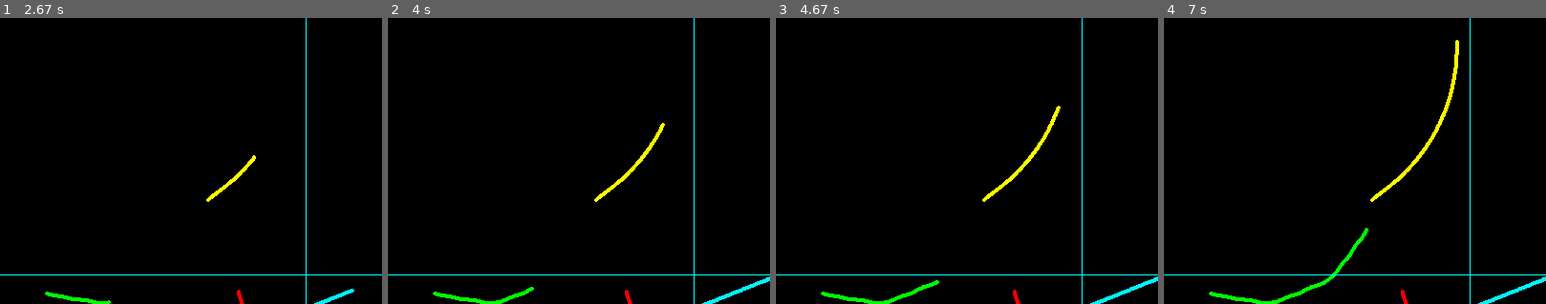
Above: before the commit, frames 1-4 (left to right).
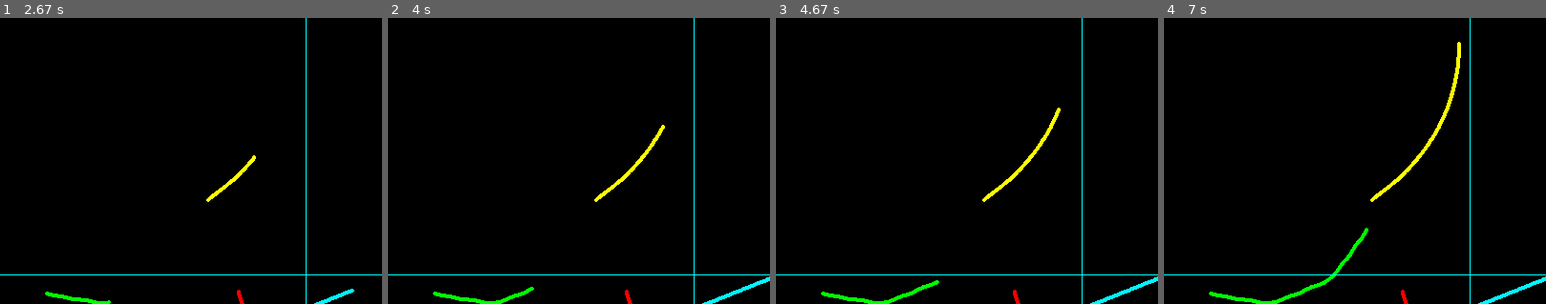
Above: after the commit, the same moments.

Repository: f-weissenbacher/achtung-die-python
Game: pygame game, started from game.py
The game is run twice, just before and just after one commit, with the same random seed, the same clock (stepped at 60 frames per second) and the same inputs.
Inputs:
- Up to frame 1 (2.67 s): hold Left 0.33-0.87 s; hold Down 0.9-1.2 s; hold Left 1.23-1.63 s; tap X at 1.3, 1.6, 1.73, 2.13, 2.43, 2.63 s; tap C at 1.38 s; hold Down 1.67-2.03 s; hold Left 2.07-2.53 s; tap 1 at 2.22 s; hold Left from 2.57 s (still down)
- Up to frame 2 (4 s): tap C at 2.72 s; tap X at 2.93, 3.2, 3.53, 3.83, 3.97 s; release Left at 3.1 s; hold Down 3.13-3.43 s; hold Left 3.47-3.87 s; tap 1 at 3.62 s; hold Down from 3.9 s (still down)
- Up to frame 3 (4.67 s): tap C at 4.05 s; release Down at 4.27 s; hold Left from 4.3 s (still down); tap X at 4.37 s
- Up to frame 4 (7 s): tap X at 4.67, 4.87, 5.17, 5.43, 5.77, 6.07, 6.2, 6.6, 6.9 s; release Left at 4.77 s; hold Left 4.8-5.33 s; tap 1 at 4.95, 6.28 s; hold Down 5.37-5.67 s; tap C at 5.52, 6.68 s; hold Left 5.7-6.1 s; hold Down 6.13-6.5 s; hold Left from 6.53 s (still down)
The pictures show only the part of the screen within x 50-100%, y 42-92%; the shares and areas given below are measured in that part.

Frame 1 is identical in both runs. In frame 2, less than 0.1% of the frame differs, in the area x 66-73%, y 36-48%; in frame 3, less than 0.1%; in frame 4, 0.3%, in the area x 66-78%, y 7-48%.

Commit message:
fixed bugs after merge

Diff:
--- a/ai_player_test.py
+++ b/ai_player_test.py
@@ -14,7 +14,7 @@
 game.spawn_player(1, init_pos=(500 ,100), init_angle=np.deg2rad(0.0), player_type=WallAvoidingAIPlayer,
                   min_turn_radius=game.min_turn_radius, safety_factor=1.0)
 
-p1 = game.players[1]
+p1 = game.players[0]
 
 R_min = game.min_turn_radius
 center_rect = pygame.rect.Rect(2*R_min, 2*R_min, game.screen_width - 4*R_min, game.screen_height - 4*R_min)
@@ -27,5 +27,4 @@
 while game.running:
     game.draw_wall_zones()
     game.tick_forward(draw=True)
-    p1.pos
     game.flush_display()
--- a/game.py
+++ b/game.py
@@ -54,8 +54,8 @@
         #self.player_turn_rate = self.player_speed / self.min_turn_radius # turn rate (radians per second)
         #logging.info(f"dphi_per_tick = {self.dphi_per_tick * 180/pi}")
 
-        self.players = {}
-        self.active_players = {}
+        self.players = []
+        self.active_players = []
         self.scoreboard = {idx:0 for idx in AchtungDieKurveGame.player_keys}
 
         # Initialize pygame
@@ -83,7 +83,7 @@
             x = self.min_turn_radius + (self.screen_width - 2 * self.min_turn_radius) * random.random()
             y = self.min_turn_radius + (self.screen_height - 2 * self.min_turn_radius) * random.random()
 
-            for p in self.players.values():
+            for p in self.players:
                 dist = sqrt((x - p.pos[0])**2 + (y - p.pos[1])**2)
                 if dist < self.spawn_safety_distance:
                     logging.debug("re-rolling start position")
@@ -101,7 +101,7 @@
         return x <= 0 or x >= self.screen_width or y <= 0 or y >= self.screen_height
 
     def spawn_player(self, idx, init_pos=None, init_angle=None, color=None, player_type=Player, **kwargs):
-        if idx in self.players:
+        if idx in [p.idx for p in self.players]:
             raise ValueError(f"Player {idx} already exists")
 
         if init_pos is None:
@@ -136,16 +136,16 @@
         else:
             raise ValueError(f"Invalid player type {player_type}")
 
-        self.players[p.idx] = p
-        self.active_players[p.idx] = p
+        self.players.append(p)
+        self.active_players.append(p)
 
 
     def disable_player(self, p):
         """ Remove player from list of active players but keep its history"""
-        self.active_players.pop(p.idx)
+        self.active_players.remove(p)
         # Increment scores of all remaining players
-        for op_idx in self.active_players:
-            self.scoreboard[op_idx] += 1
+        for op in self.active_players:
+            self.scoreboard[op.idx] += 1
 
         #self.update_scoreboard() # TODO: Create scoreboard display
 
@@ -171,7 +171,7 @@
 
 
     def draw_start_positions(self):
-        for p in self.active_players.values():
+        for p in self.active_players:
             p.draw(self.screen)
 
         pygame.display.flip()
@@ -183,8 +183,8 @@
 
         # Refill screen to remove old player/enemy positions
         # screen.fill((0,0,0))
-        marked_for_disablement = []
-        for p in self.active_players.values():
+
+        for p in self.active_players:
             # Process player input
             p.apply_steering(pressed_keys)
             # Update player positions
@@ -196,25 +196,22 @@
             # Detect wall collisions
             if self.detect_wall_collision(p):
                 logging.info(f"Player {p.idx} hit the walls")
-                marked_for_disablement.append(p)
+                self.disable_player(p)
 
             # Check self-collision
             elif p.check_self_collision():
                 logging.info(f"Player {p.idx} collided with itself")
-                marked_for_disablement.append(p)
+                self.disable_player(p)
 
             else:
                 # Check for collision with other players
-                for p2 in self.players.values():
-                    if p.idx == p2.idx:
+                for p2 in self.players:
+                    if p == p2:
                         continue
                     elif p.check_player_collision(p2):
                         logging.info(f"Player {p.idx} collided with player {p2.idx}")
-                        marked_for_disablement.append(p)
+                        self.disable_player(p)
                         break
-
-        for p in marked_for_disablement:
-            self.disable_player(p)
 
         if len(self.active_players) == 1:
             winner = self.active_players[0]
